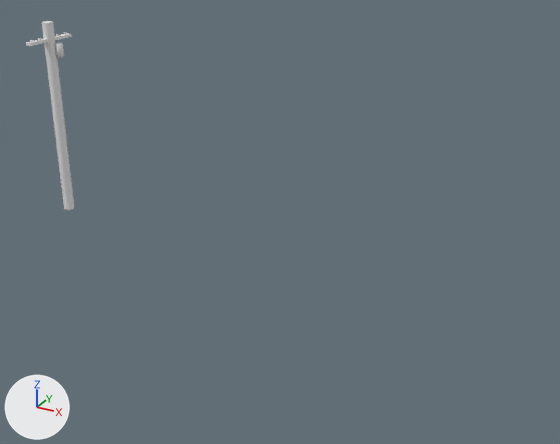
The FBX model Assets/Meshs/Environnement/Env_Props/ASSET_3D/Env_Props_electricpole.FBX, before and after one commit.
Both versions are drawn from a 50 mm lens placed at (20.35, -20.23, 11.48), pointed at (10.44, -2.22, 2.47). Every picture has the same lights, and +X, +Y and +Z are marked at lower left. Where no turn or scale is listed for an object, it has been applied to the vertices.
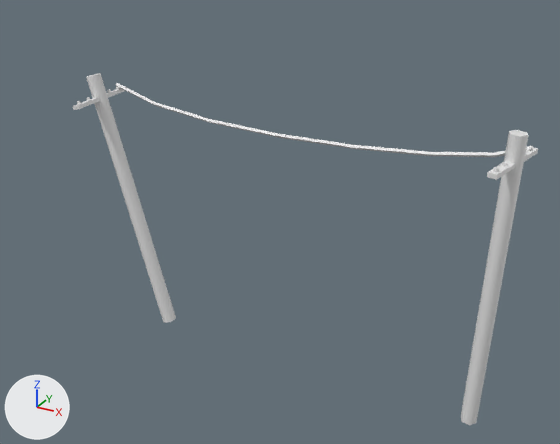
Edits to the bpy script that builds the scene:
```text
Change me_mesh:
    used by ob_box222; location = (0.0, 0.0, 0.0)
    remove me_mesh.from_pydata(...)  # 84 vertices, 124 faces; spans x -0.2..0.4, y -1.0..1.0, z 0.0..7.0
    add me_mesh.from_pydata(...)  # 152 vertices, 220 faces; spans x -5.62..5.51, y -1.83..0.22, z -6.52..0.5
    me_mesh part 1: the loose piece of 8 vertices spanning x -0.1..0.1, y -1.0..1.0, z 6.35..6.45 is multiplied about its middle by the matrix ((0.962, -0.087, -0.258), (0.084, 0.996, -0.023), (0.259, 0.0, 0.966)), then moved by (-5.28, -0.82, -6.53)
    me_mesh part 2: the loose piece of 12 vertices spanning x -0.2..0.2, y -0.17..0.17, z 0.0..7.0 is multiplied about its middle by the matrix ((0.962, -0.087, -0.258), (0.084, 0.996, -0.023), (0.259, 0.0, 0.966)), then moved by (-4.53, -0.76, -6.43)
    me_mesh part 3: the loose piece of 8 vertices spanning x -0.1..0.1, y -1.0..1.0, z 6.35..6.45 is copied, and the copy is multiplied about its middle by the matrix ((0.985, 0.168, 0.046), (-0.168, 0.986, -0.008), (-0.046, 0.0, 0.999)), then moved by (5.24, -0.79, -6.51); it spans x 4.97..5.51, y -1.79..0.22, z -0.17..-0.06
    me_mesh part 4: the loose piece of 12 vertices spanning x -0.2..0.2, y -0.17..0.17, z 0.0..7.0 is copied, and the copy is multiplied about its middle by the matrix ((0.985, 0.168, 0.046), (-0.168, 0.986, -0.008), (-0.046, 0.0, 0.999)), then moved by (5.11, -0.76, -6.51); it spans x 4.75..5.47, y -0.98..-0.55, z -6.52..0.49
    me_mesh part 5: a new loose piece of 32 vertices spanning x -5.42..5.43, y -0.05..0.05, z -0.7..0.08
    me_mesh part 6: the loose piece of 24 vertices spanning x 0.13..0.4, y 0.05..0.28, z 5.79..6.27 is deleted
Change ob_box222:
    ob_box222.location: (0.0, 0.0, 0.0) -> (12.14, -4.47, 6.51)
```

Location of each change, (x1, y1, x2, y2) in pixels of the pictures (560 x 444 px; the box of a moved part takes in the faces that stretch with it):
'Box222', reshaped, moved (851% wider, 86% taller)
    before: (26, 21, 74, 210)
    after: (73, 73, 538, 425)
part 1 of me_mesh, moved or reshaped
    before: (26, 33, 72, 46)
    after: (73, 88, 125, 110)
part 2 of me_mesh, moved or reshaped
    before: (42, 21, 74, 210)
    after: (86, 73, 176, 323)
part 3 of me_mesh, added
    after: (487, 147, 538, 180)
part 4 of me_mesh, added
    after: (461, 130, 529, 425)
part 5 of me_mesh, added
    after: (116, 83, 532, 157)
part 6 of me_mesh, deleted
    before: (55, 43, 64, 57)
